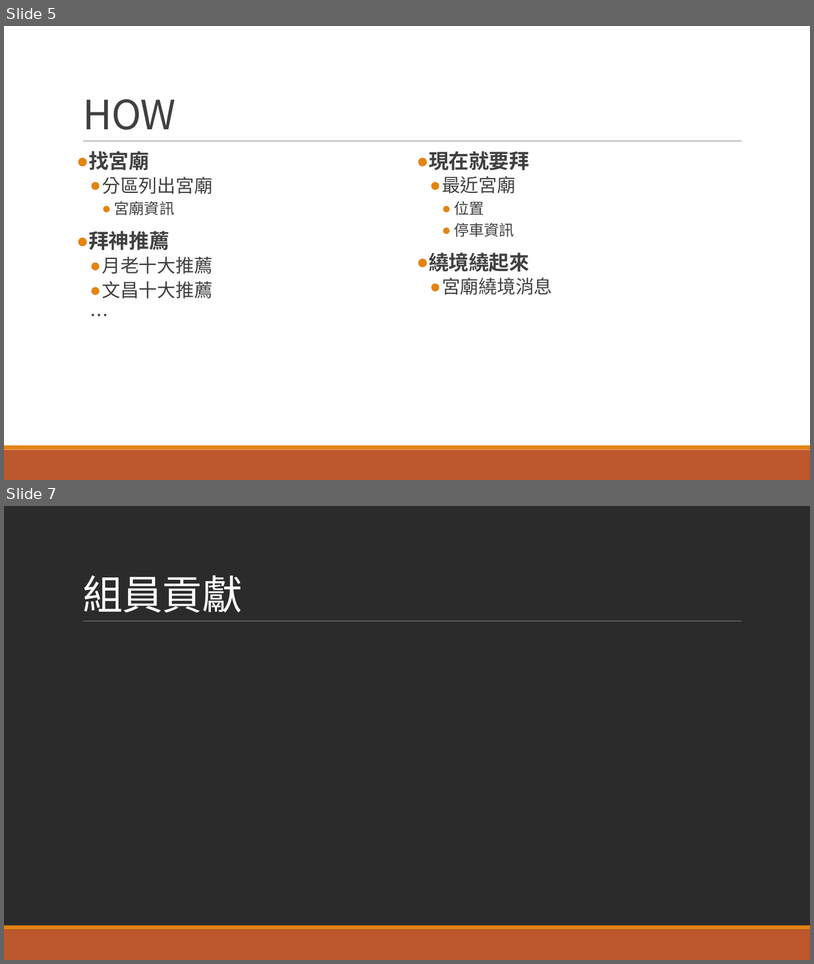
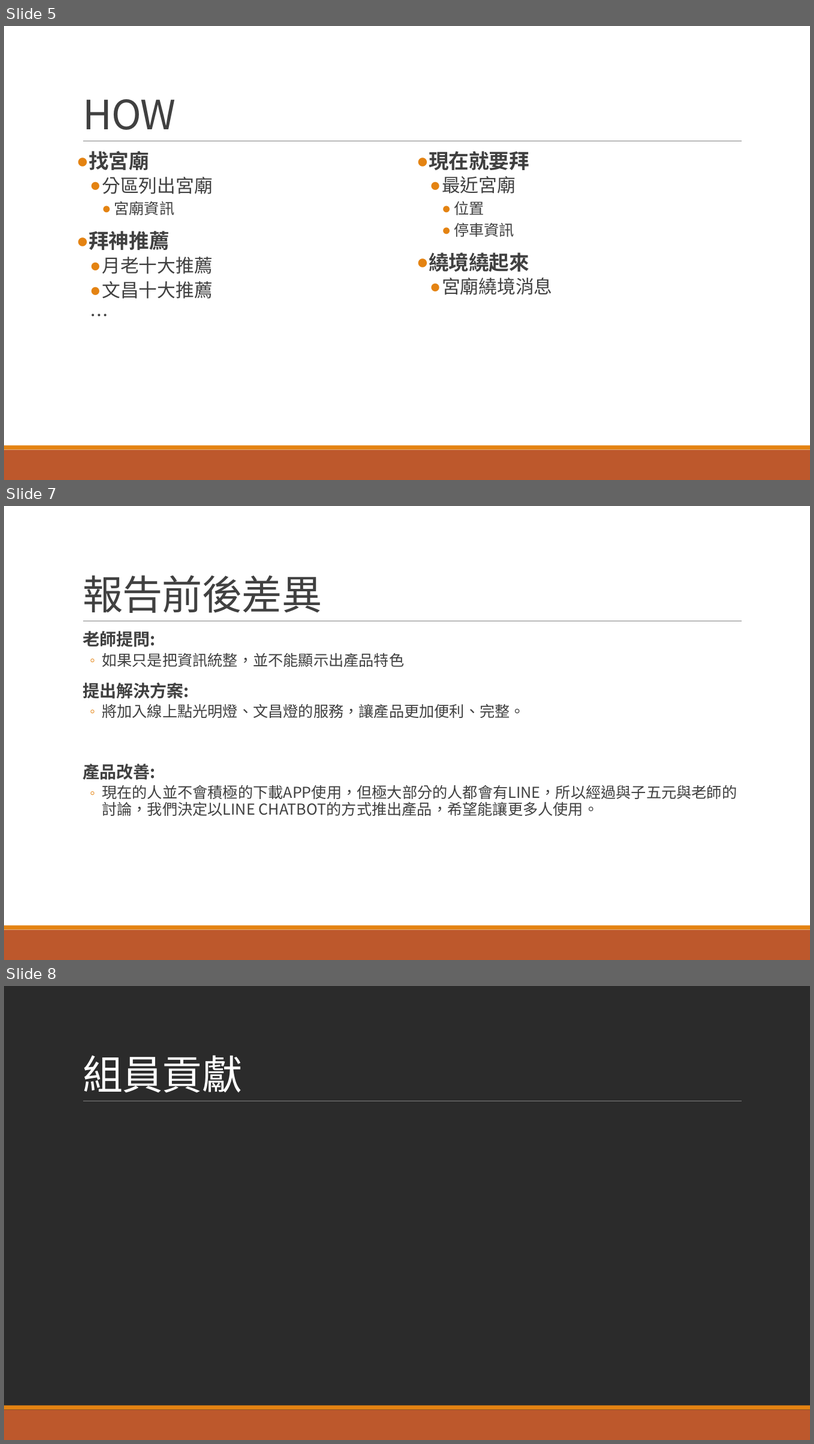
Before and after one commit to ntust-csie-islab/107-CC-homework1, a slide deck: M10615110/M10615110_HW1.pptx. Shown one above the other, each under a label of ours: slides 5 and 7 before the commit, slides 5, 7 and 8 after it; the slides between them are not shown. The pictures are 814x964 and 814x1444 pixels, drawn with LibreOffice and Linux fonts; fonts in the diff are those of the drawing; background and template pictures are left out; a plain dark background stands for a picture behind light text. Boxes give left, top, right and bottom in pixels: in the first picture for what was removed or moved away, otherwise in the second. Text is boxed around its words. In the diff, an @@ line names an element or a change of style, - is before the commit and + after.

```diff
--- a/M10615110/M10615110_HW1.pptx
+++ b/M10615110/M10615110_HW1.pptx
@@ slide 7 added at [4,506,810,960], background picture (left out); not listed: 3 template elements that a slide beside it also shows @@
@@ title added at [83,575,322,613], 48 pt, text #404040 @@
+報告前後差異
@@ text added at [83,631,737,816], 18 pt, text #404040 @@
+  老師提問:
+  ◦ 如果只是把資訊統整，並不能顯示出產品特色
+  提出解決方案:
+  ◦ 將加入線上點光明燈、文昌燈的服務，讓產品更加便利、完整。
+  產品改善:
+  ◦ 現在的人並不會積極的下載APP使用，但極大部分的人都會有LINE，所以經過與子五元與老師的討論，我們決定以LINE CHATBOT的方式推出產品，希望能讓更多人使用。
@@ what was slide 7 is now slide 8 @@
```
Also in this commit, not shown: 1 slide changed.
